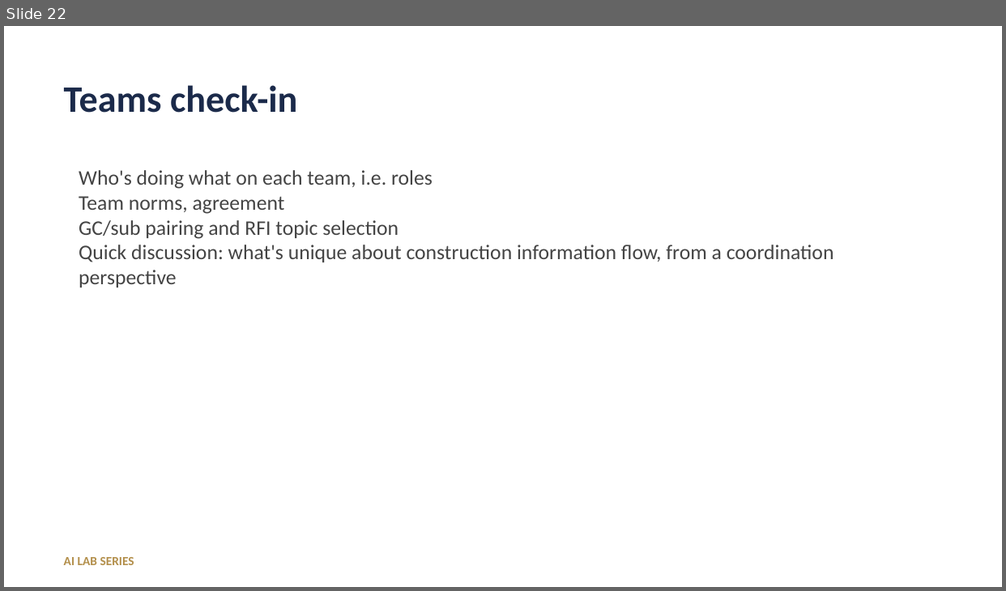
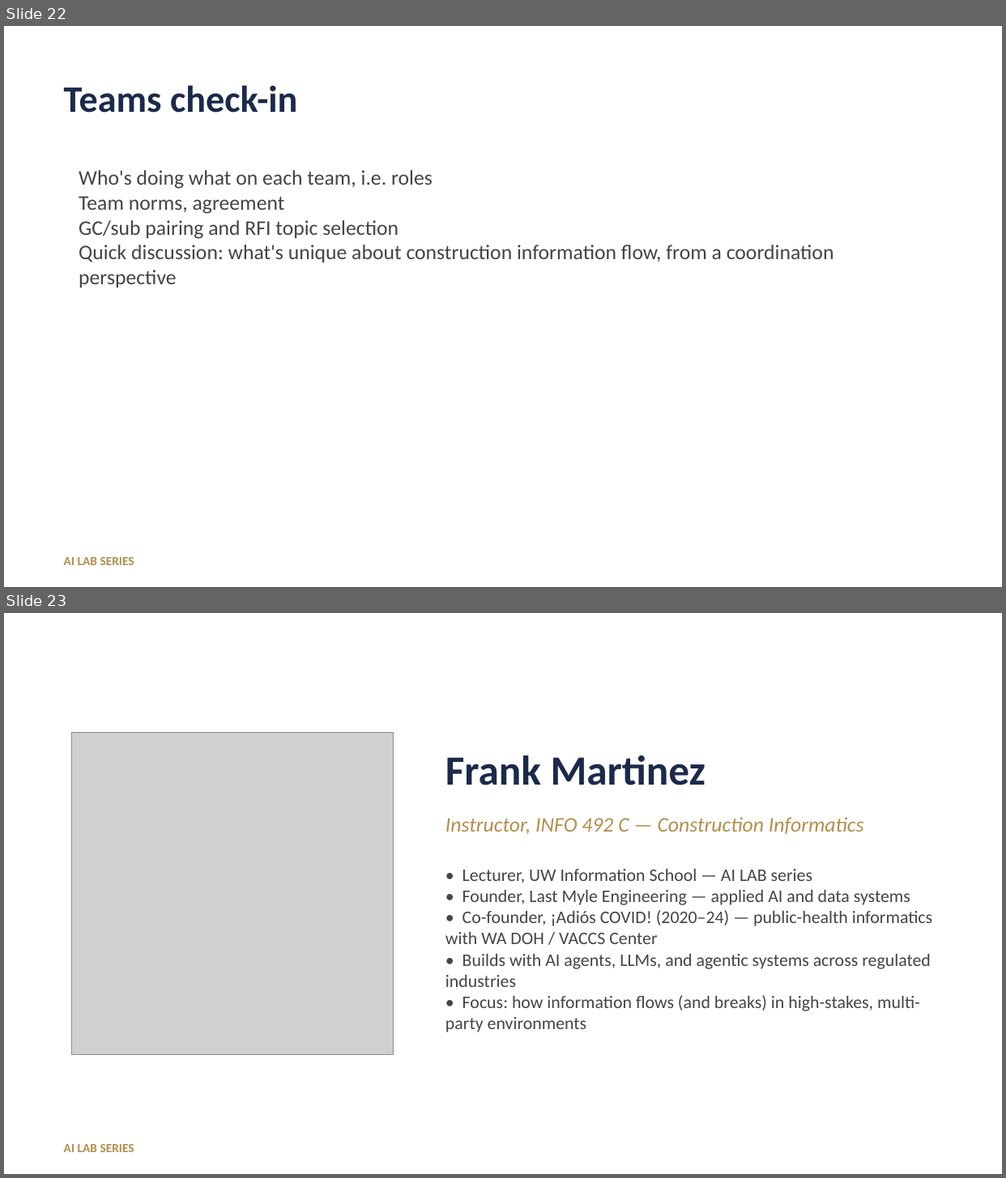
Before and after one commit to deboboy/uw-info492c-2026, a slide deck: deck/week1-orientation.pptx. Shown one above the other, each under a label of ours: slide 22 before the commit, slides 22 and 23 after it. The pictures are 1006x591 and 1006x1178 pixels, drawn with LibreOffice and Linux fonts; fonts in the diff are those of the drawing; grey boxes stand for pictures. Boxes give left, top, right and bottom in pixels: in the first picture for what was removed or moved away, otherwise in the second. Text is boxed around its words. In the diff, an @@ line names an element or a change of style, - is before the commit and + after.

Commit message:
Add About Frank slide + headshot to deck

```diff
--- a/deck/week1-orientation.pptx
+++ b/deck/week1-orientation.pptx
@@ slide 23 added at [4,613,1002,1174], background #FFFFFF @@
@@ picture added at [71,733,394,1054] @@
@@ text added at [445,756,706,786], 40 pt, text #1B2A4A, bold @@
+Frank Martinez
@@ text added at [445,817,864,834], 20 pt, text #B38F4B, italic @@
+Instructor, INFO 492 C — Construction Informatics
@@ text added at [445,869,932,1033], 17 pt, text #444444 @@
+• Lecturer, UW Information School — AI LAB series
+• Founder, Last Myle Engineering — applied AI and data systems
+• Co-founder, ¡Adiós COVID! (2020–24) — public-health informatics with WA DOH / VACCS Center
+• Builds with AI agents, LLMs, and agentic systems across regulated industries
+• Focus: how information flows (and breaks) in high-stakes, multi-party environments
@@ text added at [64,1144,134,1152], 12 pt, text #B38F4B, bold @@
+AI LAB SERIES
```
Also in this commit, not shown: 1 other file.
